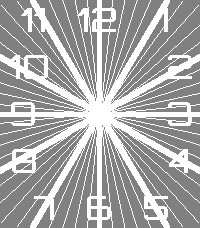
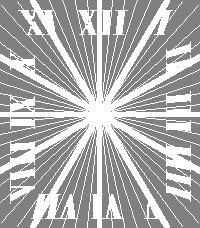
Before/after of a 200×228 layered artwork. What changed in the layer stack:
added group "Roman" with 7 layers above "Modern2" over [10,8,192,220]
added layer "layer #5" in group "Roman" over [10,10,191,219]
added group "indcies copy #2" with 3 layers in group "Roman" over [10,8,192,220]
added layer "layer #4" in group "indcies copy #2" over [10,8,192,220]
added layer "Layer #10" in group "indcies copy #2" over [10,8,192,220]
added layer "lines_big copy #5" in group "indcies copy #2" over [10,8,192,220]
hid group "Modern final" (6 layers) over [10,8,192,220]
hid "numbers smooth #3", painted on it over [10,8,192,220]
